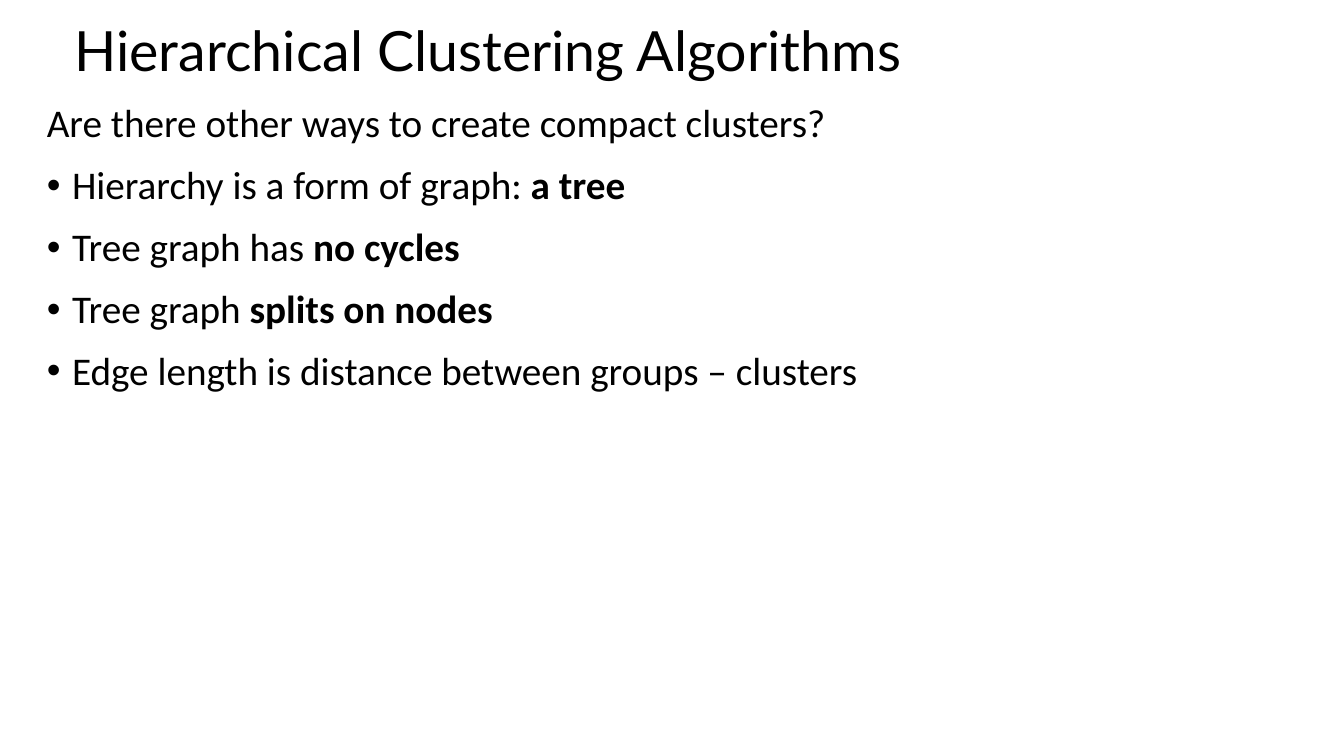
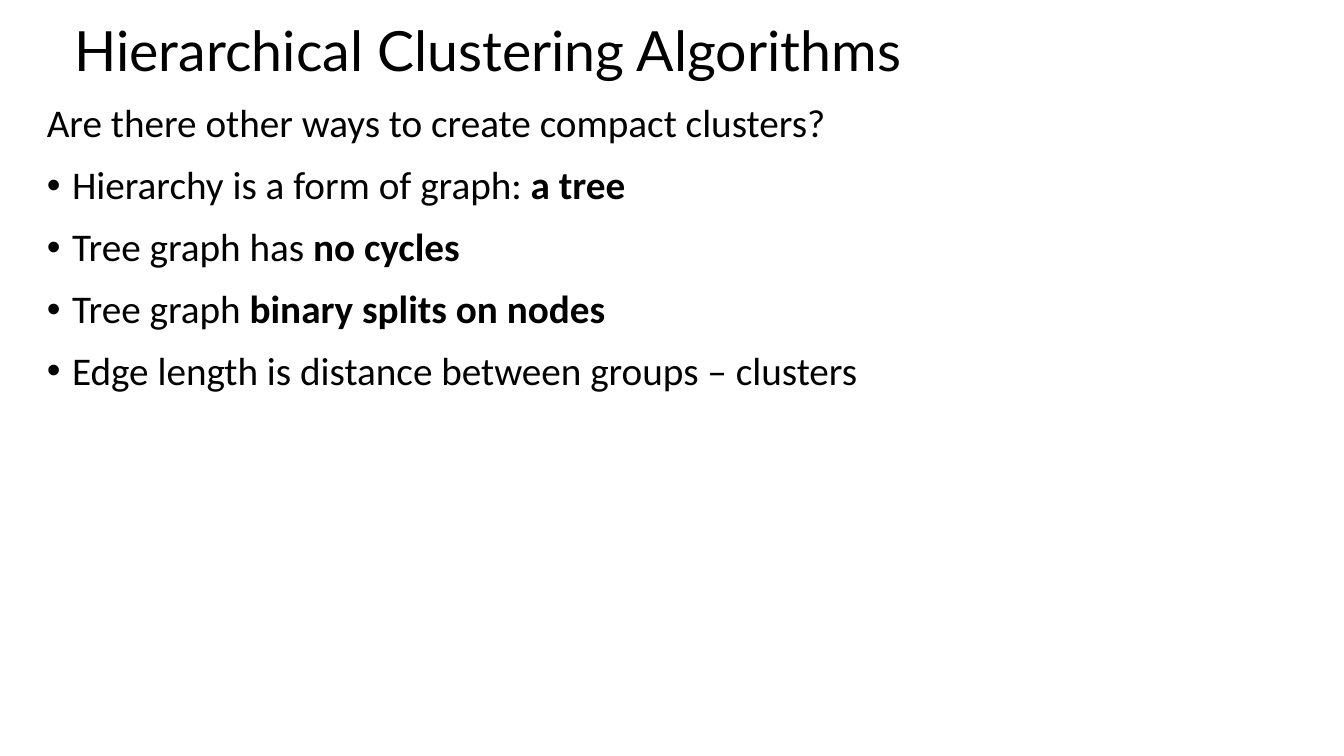
Before and after one commit to StephenElston/CSCI-E-108, a slide deck: slide 47 of slides/9_IntroductionToClustering_Part1.pptx (slide 40 before the commit). Drawn at 1344x756 pixels with LibreOffice and Linux fonts; fonts in the diff are those of the drawing. Boxes give left, top, right and bottom in pixels: in the first picture for what was removed or moved away, otherwise in the second. Text is boxed around its words. In the diff, an @@ line names an element or a change of style, - is before the commit and + after.

Commit message:
Added evaluation slides, corrected typos

```diff
--- a/slides/9_IntroductionToClustering_Part1.pptx
+++ b/slides/9_IntroductionToClustering_Part1.pptx
@@ text at [72,295,605,330]: text changed @@
-• Tree graph splits on nodes
+• Tree graph binary splits on nodes
```
Also in this commit, not shown: 11 other slides changed, 13 slides added.
